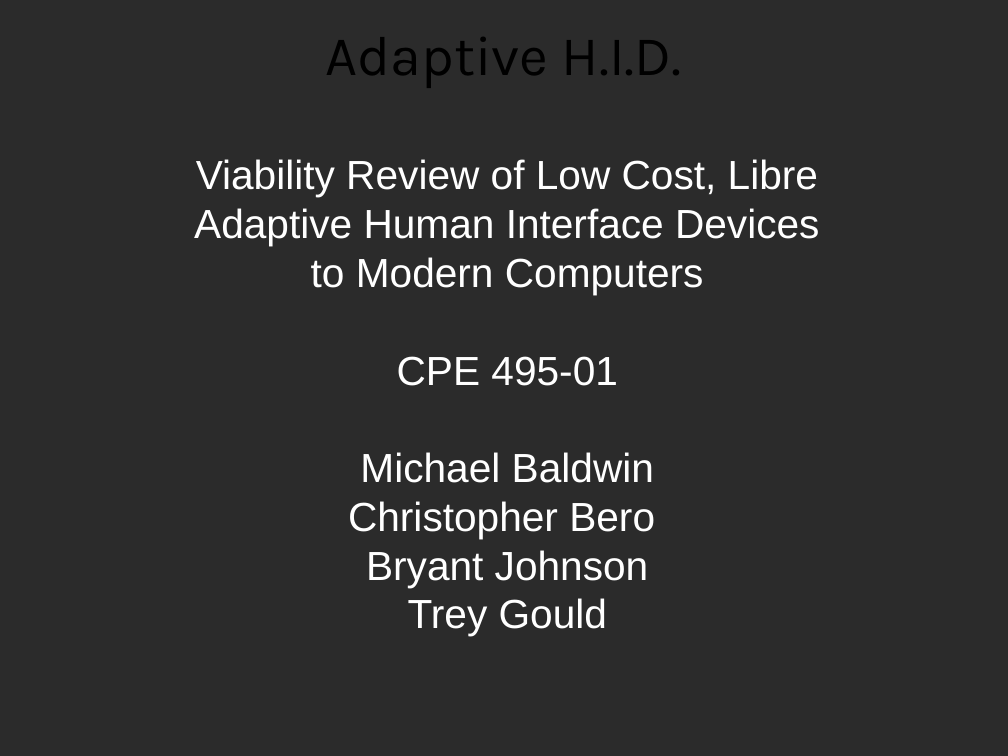
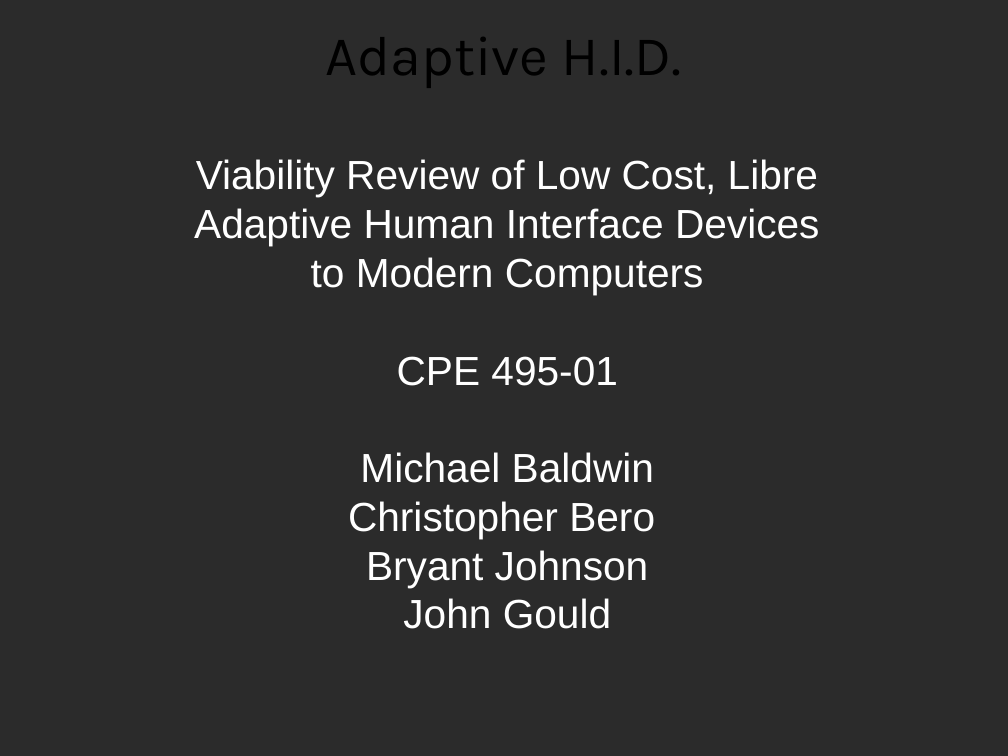
Before and after one commit to ctag/cpe495, a slide deck: slide 1 of projectProposal/presentation_bero.odp. Drawn at 1008x756 pixels with LibreOffice and Linux fonts; fonts in the diff are those of the drawing; background and template pictures are left out; a plain dark background stands for a picture behind light text. Boxes give left, top, right and bottom in pixels: in the first picture for what was removed or moved away, otherwise in the second. Text is boxed around its words. In the diff, an @@ line names an element or a change of style, - is before the commit and + after.

Commit message:
updated odp project with Trey's changes

```diff
--- a/projectProposal/presentation_bero.odp
+++ b/projectProposal/presentation_bero.odp
@@ subtitle at box(403, 598, 611, 629): text changed @@
-Trey Gould
+John Gould
```
Also in this commit, not shown: 5 other slides changed, 1 slide added, 3 other files.
